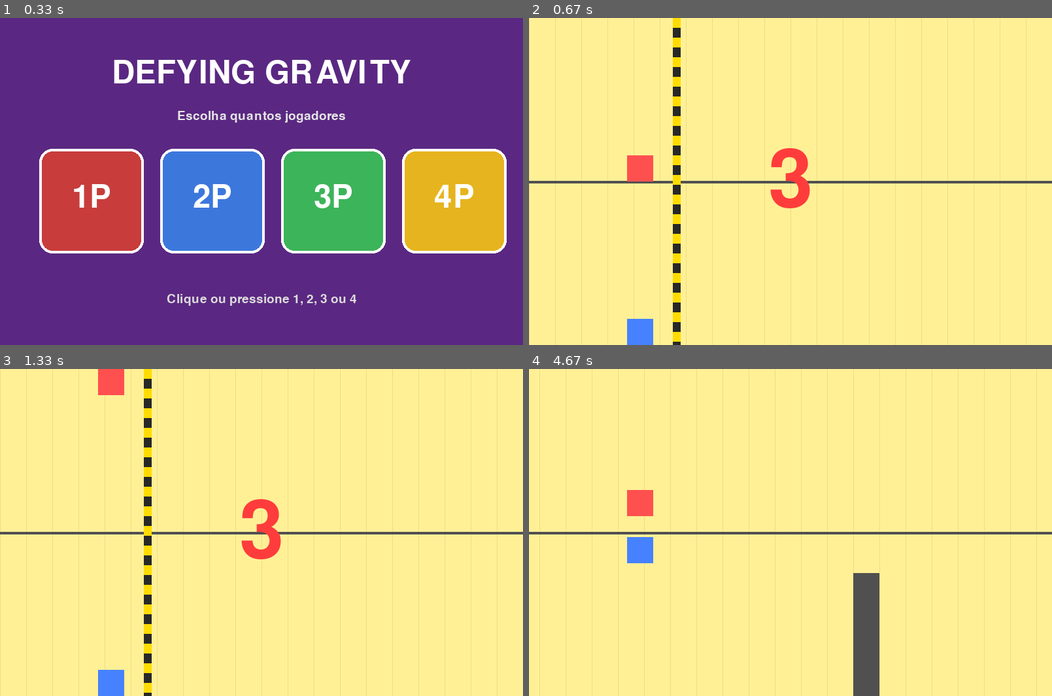
Above: before the commit, frames 1-4 (two rows, left to right).
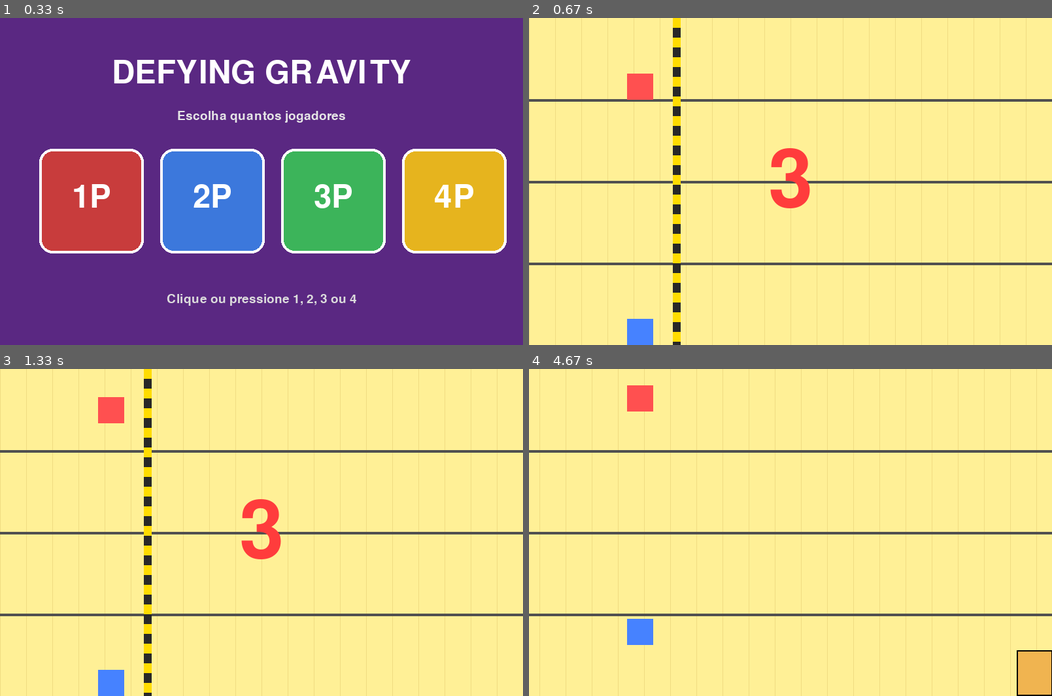
Above: after the commit, the same moments.

Repository: leomarsolla/pygameleomarcondes
Game: pygame game, started from jogo.py
Two runs of this game, one before a commit and one after it. Both use one fixed random seed, a clock stepped at 60 frames per second and the inputs below.
Inputs (mouse positions are in pixels of both pictures, inside the frame that each line leads up to):
- Up to frame 1 (0.33 s): no input
- Up to frame 2 (0.67 s): click (790, 181) at 0.38 s
- Up to frame 3 (1.33 s): tap Space at 0.67, 1.07 s
- Up to frame 4 (4.67 s): tap Space at 1.37, 1.57, 1.9, 2.2, 2.4, 2.7, 3.63, 3.93, 4.07, 4.47 s; tap W at 1.98, 4.55 s; click (717, 463) at 3.28 s

Frame 1 is identical in both runs. In frame 2, 2.4% of the frame differs, in the area x 0-100%, y 17-76%; in frame 3, 2.4%; in frame 4, 5.9%, in the area x 0-100%, y 5-100%.

Commit message:
v16 - faixas alinhadas + obstaculos menores,  correcao das faixas e obstaculos, linhas e blocos ajustados

Diff:
--- a/jogo.py
+++ b/jogo.py
@@ -26,6 +26,9 @@
 
 SCROLL_SPEED = 8
 LANE_LINES_LENGTH = 1200
+PLAYER_SIZE = 40
+NUM_LANES_VISUAL = 4
+TEMPO_ATE_FINISH = 30000
 
 class Player(pygame.sprite.Sprite):
     def __init__(self, player_id, color, flip_key, lane_top, lane_bottom):
@@ -35,8 +38,9 @@
         self.lane_top = lane_top
         self.lane_bottom = lane_bottom
         self.locked_lane = True
-        self.image = pygame.Surface((40, 40))
+        self.image = pygame.Surface((PLAYER_SIZE, PLAYER_SIZE))
         self.image.fill(color)
+        self.color = color
         self.rect = self.image.get_rect()
         self.rect.x = 150
         self.rect.bottom = lane_bottom
@@ -44,6 +48,7 @@
         self.gravity_dir = 1
         self.on_ground = True
         self.alive = True
+        self.venceu = False
 
     def flip_gravity(self):
         if self.on_ground:
@@ -51,16 +56,18 @@
             self.vel_y = 0
             self.on_ground = False
 
-    def update(self, other_players, blocks_group, spikes_group):
+    def update(self, other_players, blocks_group, spikes_group, scrolling):
         self.vel_y += 1.2 * self.gravity_dir
         self.rect.y += self.vel_y
         landed = False
+
         if self.locked_lane:
             top_limit = self.lane_top
             bottom_limit = self.lane_bottom
         else:
             top_limit = 0
             bottom_limit = HEIGHT
+
         if self.rect.bottom >= bottom_limit:
             self.rect.bottom = bottom_limit
             self.vel_y = 0
@@ -69,6 +76,7 @@
             self.rect.top = top_limit
             self.vel_y = 0
             landed = True
+
         for other in other_players:
             if other is self or not other.alive:
                 continue
@@ -79,31 +87,77 @@
                     self.rect.top = other.rect.bottom
                 self.vel_y = 0
                 landed = True
+
         for block in pygame.sprite.spritecollide(self, blocks_group, False):
-            if self.rect.right > block.rect.left and self.rect.left < block.rect.left:
-                self.rect.right = block.rect.left
-            elif self.rect.bottom > block.rect.top and self.rect.top < block.rect.top:
+            overlap_left = self.rect.right - block.rect.left
+            overlap_right = block.rect.right - self.rect.left
+            overlap_top = self.rect.bottom - block.rect.top
+            overlap_bottom = block.rect.bottom - self.rect.top
+            min_overlap = min(overlap_left, overlap_right, overlap_top, overlap_bottom)
+
+            if min_overlap == overlap_top:
                 self.rect.bottom = block.rect.top
                 self.vel_y = 0
                 landed = True
-            elif self.rect.top < block.rect.bottom and self.rect.bottom > block.rect.bottom:
+            elif min_overlap == overlap_bottom:
                 self.rect.top = block.rect.bottom
                 self.vel_y = 0
                 landed = True
+            elif min_overlap == overlap_left:
+                self.rect.right = block.rect.left
+            elif min_overlap == overlap_right:
+                self.rect.left = block.rect.right
+
         for spike in pygame.sprite.spritecollide(self, spikes_group, False):
             self.alive = False
             self.kill()
-        if self.rect.left < 0:
+            return
+
+        if scrolling and self.rect.right < 0:
             self.alive = False
             self.kill()
+            return
+
         self.on_ground = landed
 
 
 class Block(pygame.sprite.Sprite):
-    def __init__(self, x, y, width, height):
+    def __init__(self, x, y, width, height, color=(200, 100, 100)):
         pygame.sprite.Sprite.__init__(self)
         self.image = pygame.Surface((width, height))
-        self.image.fill((80, 80, 80))
+        self.image.fill(color)
+        pygame.draw.rect(self.image, (0, 0, 0), (0, 0, width, height), 2)
+        self.rect = self.image.get_rect()
+        self.rect.x = x
+        self.rect.y = y
+
+    def update(self):
+        self.rect.x -= SCROLL_SPEED
+        if self.rect.right < -200:
+            self.kill()
+
+
+class Spike(pygame.sprite.Sprite):
+    def __init__(self, x, y, width, height, pointing='up'):
+        pygame.sprite.Sprite.__init__(self)
+        self.image = pygame.Surface((width, height), pygame.SRCALPHA)
+        num_spikes = max(1, width // 20)
+        spike_w = width / num_spikes
+        for i in range(num_spikes):
+            if pointing == 'up':
+                pts = [
+                    (i * spike_w, height),
+                    ((i + 0.5) * spike_w, 0),
+                    ((i + 1) * spike_w, height),
+                ]
+            else:
+                pts = [
+                    (i * spike_w, 0),
+                    ((i + 0.5) * spike_w, height),
+                    ((i + 1) * spike_w, 0),
+                ]
+            pygame.draw.polygon(self.image, (220, 50, 50), pts)
+            pygame.draw.polygon(self.image, (0, 0, 0), pts, 2)
         self.rect = self.image.get_rect()
         self.rect.x = x
         self.rect.y = y
@@ -114,19 +168,81 @@
             self.kill()
 
 
-class Spike(pygame.sprite.Sprite):
-    def __init__(self, x, y, width, height):
+class FinishLine(pygame.sprite.Sprite):
+    def __init__(self, x):
         pygame.sprite.Sprite.__init__(self)
-        self.image = pygame.Surface((width, height))
-        self.image.fill((255, 50, 50))
+        self.image = pygame.Surface((30, HEIGHT))
+        self.image.fill((255, 255, 255))
+        for row in range(HEIGHT // 15):
+            for col in range(2):
+                if (row + col) % 2 == 0:
+                    pygame.draw.rect(self.image, (0, 0, 0), (col * 15, row * 15, 15, 15))
         self.rect = self.image.get_rect()
         self.rect.x = x
-        self.rect.y = y
+        self.rect.y = 0
 
     def update(self):
         self.rect.x -= SCROLL_SPEED
-        if self.rect.right < 0:
-            self.kill()
+
+
+def chunk_spike_chao(start_x):
+    return [('spike', start_x, HEIGHT - 25, 70, 25, 'up')], start_x + 220
+
+def chunk_spike_teto(start_x):
+    return [('spike', start_x, 0, 70, 25, 'down')], start_x + 220
+
+def chunk_bloco_chao(start_x):
+    altura = 70
+    return [('block', start_x, HEIGHT - altura, 55, altura)], start_x + 220
+
+def chunk_bloco_teto(start_x):
+    altura = 70
+    return [('block', start_x, 0, 55, altura)], start_x + 220
+
+def chunk_dois_blocos(start_x):
+    obs = [
+        ('block', start_x, HEIGHT - 60, 50, 60),
+        ('block', start_x + 230, 0, 50, 60),
+    ]
+    return obs, start_x + 430
+
+def chunk_spike_duplo(start_x):
+    obs = [
+        ('spike', start_x, HEIGHT - 25, 50, 25, 'up'),
+        ('spike', start_x + 180, 0, 50, 25, 'down'),
+    ]
+    return obs, start_x + 330
+
+def chunk_zigzag(start_x):
+    obs = [
+        ('block', start_x, HEIGHT - 65, 60, 65),
+        ('block', start_x + 200, 0, 60, 65),
+        ('block', start_x + 400, HEIGHT - 65, 60, 65),
+    ]
+    return obs, start_x + 580
+
+def chunk_spike_e_bloco(start_x):
+    obs = [
+        ('spike', start_x, HEIGHT - 25, 60, 25, 'up'),
+        ('block', start_x + 220, 0, 55, 70),
+    ]
+    return obs, start_x + 400
+
+def chunk_vazio(start_x):
+    return [], start_x + 280
+
+
+CHUNKS = [
+    chunk_spike_chao,
+    chunk_spike_teto,
+    chunk_bloco_chao,
+    chunk_bloco_teto,
+    chunk_dois_blocos,
+    chunk_spike_duplo,
+    chunk_zigzag,
+    chunk_spike_e_bloco,
+    chunk_vazio,
+]
 
 
 clock = pygame.time.Clock()
@@ -186,15 +302,59 @@
     return num
 
 
+def tela_fim(mensagem, cor):
+    showing = True
+    while showing:
+        clock.tick(FPS)
+        for event in pygame.event.get():
+            if event.type == pygame.QUIT:
+                showing = False
+            if event.type == pygame.KEYDOWN:
+                showing = False
+        window.fill((20, 20, 20))
+        txt = font_huge.render(mensagem, True, cor)
+        window.blit(txt, (WIDTH // 2 - txt.get_width() // 2, HEIGHT // 2 - txt.get_height() // 2))
+        sub = font_small.render('Pressione qualquer tecla para sair', True, (200, 200, 200))
+        window.blit(sub, (WIDTH // 2 - sub.get_width() // 2, HEIGHT // 2 + 100))
+        pygame.display.update()
+
+
+def spawnar_chunk(prox_x, blocks, spikes, all_sprites):
+    chunk_func = random.choice(CHUNKS)
+    obs_list, novo_x = chunk_func(prox_x)
+    for o in obs_list:
+        if o[0] == 'block':
+            _, x, y, w, h = o
+            cor = random.choice([(220, 100, 100), (100, 200, 150), (240, 180, 80)])
+            b = Block(x, y, w, h, cor)
+            blocks.add(b)
+            all_sprites.add(b)
+        elif o[0] == 'spike':
+            _, x, y, w, h, direcao = o
+            s = Spike(x, y, w, h, direcao)
+            spikes.add(s)
+            all_sprites.add(s)
+    return novo_x
+
+
 num_players = menu_selecao()
 
 all_sprites = pygame.sprite.Group()
 players = pygame.sprite.Group()
 
-lane_height = HEIGHT // num_players
-for i in range(num_players):
-    lane_top = i * lane_height
-    lane_bottom = (i + 1) * lane_height
+visual_lane_height = HEIGHT // NUM_LANES_VISUAL
+
+posicoes_por_qnt = {
+    1: [1],
+    2: [0, 3],
+    3: [0, 1, 3],
+    4: [0, 1, 2, 3],
+}
+faixas_escolhidas = posicoes_por_qnt[num_players]
+
+for i, faixa in enumerate(faixas_escolhidas):
+    lane_top = faixa * visual_lane_height
+    lane_bottom = (faixa + 1) * visual_lane_height
     p = Player(i + 1, PLAYER_COLORS[i], PLAYER_KEYS[i], lane_top, lane_bottom)
     all_sprites.add(p)
     players.add(p)
@@ -209,8 +369,12 @@
 
 blocks = pygame.sprite.Group()
 spikes = pygame.sprite.Group()
-BLOCK_INTERVAL = 1500
-last_block_time = pygame.time.get_ticks()
+finish_group = pygame.sprite.Group()
+prox_chunk_x = WIDTH + 200
+
+scroll_start_time = None
+finish_spawned = False
+vencedor = None
 
 game = True
 
@@ -229,14 +393,39 @@
     if barrier_active and elapsed >= COUNTDOWN_DURATION:
         barrier_active = False
         scrolling = True
+        scroll_start_time = pygame.time.get_ticks()
 
     for player in players:
-        player.update(players, blocks, spikes)
+        player.update(players, blocks, spikes, scrolling)
         if barrier_active and player.rect.right > barrier_x:
             player.rect.right = barrier_x
 
-    if not any(p.alive for p in players) or len(players) == 0:
-        game = False
+    if scrolling:
+        blocks.update()
+        spikes.update()
+        finish_group.update()
+
+        tempo_corrida = pygame.time.get_ticks() - scroll_start_time
+
+        if not finish_spawned and tempo_corrida >= TEMPO_ATE_FINISH:
+            finish_spawned = True
+            fl = FinishLine(WIDTH + 100)
+            finish_group.add(fl)
+
+        for player in players:
+            for fl in finish_group:
+                if player.rect.colliderect(fl.rect):
+                    player.venceu = True
+                    vencedor = player
+                    game = False
+
+        vivos = [p for p in players if p.alive]
+        if num_players > 1 and len(vivos) == 1:
+            vencedor = vivos[0]
+            vencedor.venceu = True
+            game = False
+        elif len(vivos) == 0:
+            game = False
 
     if scrolling:
         bg_offset = (bg_offset + SCROLL_SPEED) % 40
@@ -244,59 +433,31 @@
         for player in players:
             if player.locked_lane and lane_lines_end <= player.rect.right:
                 player.locked_lane = False
-        now = pygame.time.get_ticks()
-        if now - last_block_time > BLOCK_INTERVAL:
-            last_block_time = now
-
-            tipo = random.randint(1, 4)
-            eh_spike = tipo != 4 and random.randint(1, 3) == 1
-
-            if tipo == 1:
-                largura = 40
-                altura = random.randint(80, HEIGHT // 2)
-                x = WIDTH
-                y = HEIGHT - altura
-            elif tipo == 2:
-                largura = 40
-                altura = random.randint(80, HEIGHT // 2)
-                x = WIDTH
-                y = 0
-            elif tipo == 3:
-                largura = 40
-                altura = random.randint(60, 120)
-                x = WIDTH
-                y = random.randint(HEIGHT // 4, HEIGHT // 2)
-            else:
-                largura = random.randint(80, 180)
-                altura = 20
-                x = WIDTH
-                y = random.randint(HEIGHT // 4, HEIGHT * 3 // 4)
-
-            if eh_spike:
-                obs = Spike(x, y, largura, altura)
-                spikes.add(obs)
-            else:
-                obs = Block(x, y, largura, altura)
-                blocks.add(obs)
-            all_sprites.add(obs)
+
+        prox_chunk_x -= SCROLL_SPEED
+        if prox_chunk_x <= WIDTH and not finish_spawned:
+            prox_chunk_x = spawnar_chunk(WIDTH + 50, blocks, spikes, all_sprites)
 
     window.fill((255, 240, 150))
     for x in range(-40, WIDTH + 40, 40):
         pygame.draw.line(window, (240, 220, 130), (x - bg_offset, 0), (x - bg_offset, HEIGHT), 1)
+
     if lane_lines_end > 0:
-        for i in range(1, num_players):
-            y = i * lane_height
-            pygame.draw.line(window, (80, 80, 80), (0, y), (lane_lines_end, y), 4)
+        for i in range(1, NUM_LANES_VISUAL):
+            y = i * visual_lane_height
+            line_end_x = min(lane_lines_end, WIDTH)
+            pygame.draw.line(window, (80, 80, 80), (0, y), (line_end_x, y), 4)
+
     if barrier_active:
         pygame.draw.rect(window, (40, 40, 40), (barrier_x, 0, 12, HEIGHT))
         for stripe_y in range(0, HEIGHT, 30):
             pygame.draw.rect(window, (255, 220, 0), (barrier_x, stripe_y, 12, 15))
 
-    blocks.update()
-    spikes.update()
     for sprite in blocks:
         window.blit(sprite.image, sprite.rect)
     for sprite in spikes:
+        window.blit(sprite.image, sprite.rect)
+    for sprite in finish_group:
         window.blit(sprite.image, sprite.rect)
     for sprite in players:
         window.blit(sprite.image, sprite.rect)
@@ -312,19 +473,16 @@
 
     pygame.display.update()
 
-showing_gameover = True
-while showing_gameover:
-    clock.tick(FPS)
-    for event in pygame.event.get():
-        if event.type == pygame.QUIT:
-            showing_gameover = False
-        if event.type == pygame.KEYDOWN:
-            showing_gameover = False
-    window.fill((20, 20, 20))
-    txt = font_huge.render('GAME OVER', True, (255, 60, 60))
-    window.blit(txt, (WIDTH // 2 - txt.get_width() // 2, HEIGHT // 2 - txt.get_height() // 2))
-    sub = font_small.render('Pressione qualquer tecla para sair', True, (200, 200, 200))
-    window.blit(sub, (WIDTH // 2 - sub.get_width() // 2, HEIGHT // 2 + 100))
-    pygame.display.update()
+if vencedor is not None:
+    nome_cores = {
+        (255, 80, 80): 'VERMELHO',
+        (70, 130, 255): 'AZUL',
+        (80, 220, 100): 'VERDE',
+        (255, 200, 0): 'AMARELO',
+    }
+    nome = nome_cores.get(vencedor.color, f'P{vencedor.player_id}')
+    tela_fim(f'{nome} VENCEU!', vencedor.color)
+else:
+    tela_fim('GAME OVER', (255, 60, 60))
 
 pygame.quit()
